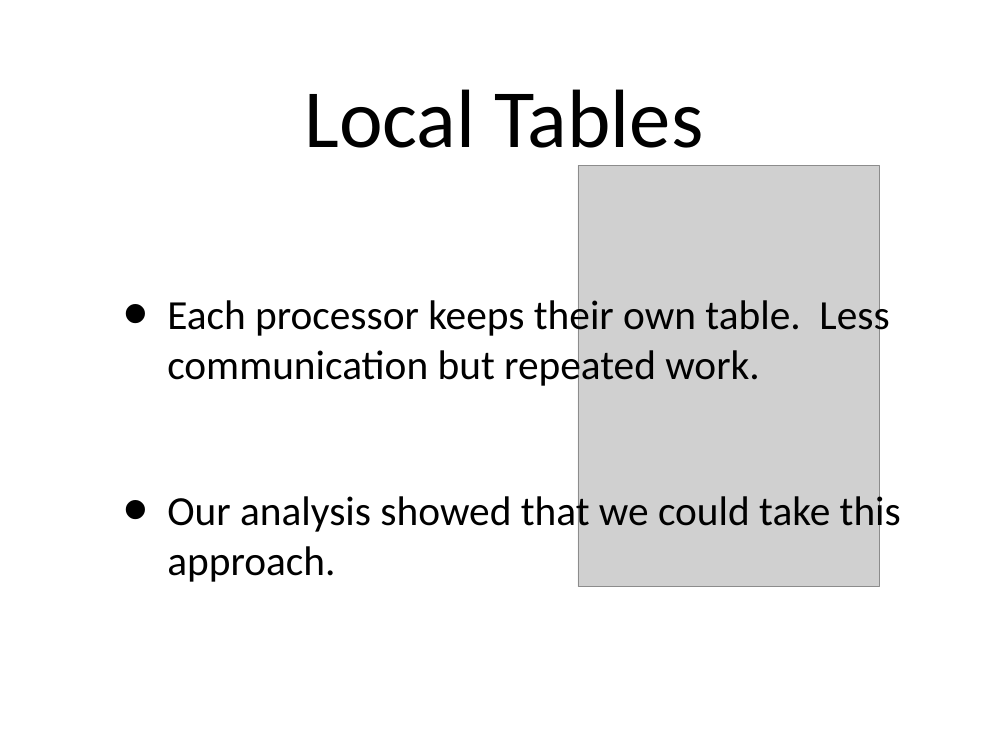
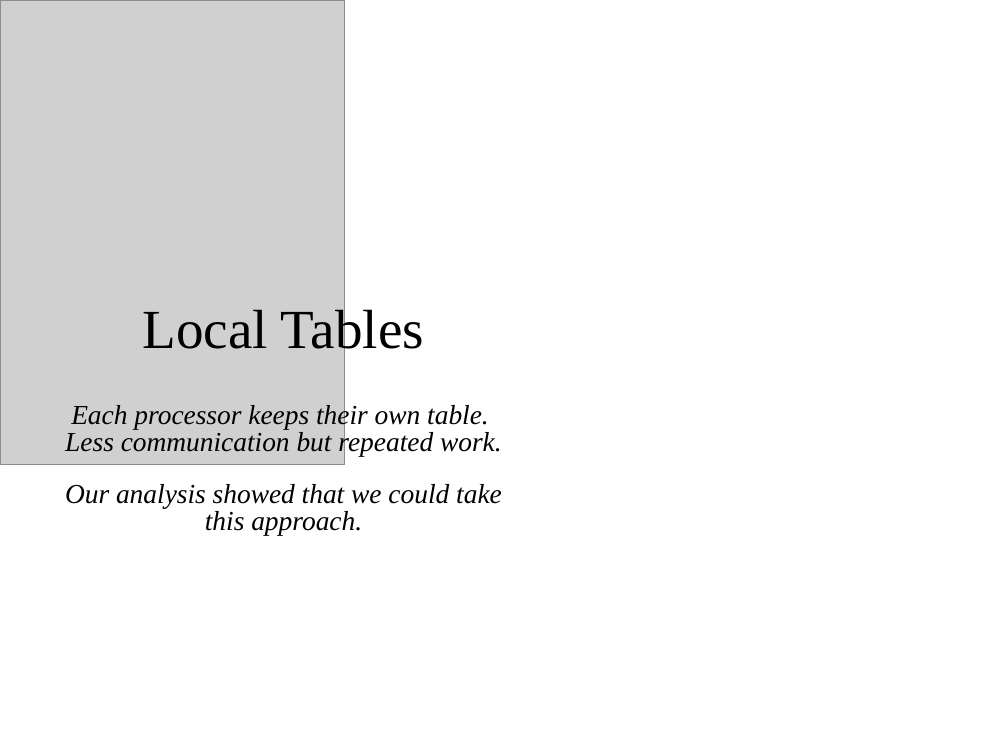
Before and after one commit to amod0017/rit-othello, a slide deck: slide 16 of Othello/other/Othello-Presentation-2.ppt. Drawn at 1008x756 pixels with LibreOffice and Linux fonts; fonts in the diff are those of the drawing; grey boxes stand for pictures; background and template pictures are left out. Boxes give left, top, right and bottom in pixels: in the first picture for what was removed or moved away, otherwise in the second. Text is boxed around its words. In the diff, an @@ line names an element or a change of style, - is before the commit and + after.

Commit message:
- Merged Presentations - Added Styling (I still have the original if it looks weird on a PPT)

```diff
--- a/Othello/other/Othello-Presentation-2.ppt
+++ b/Othello/other/Othello-Presentation-2.ppt
@@ picture: place and size @@
-picture at box(578, 165, 879, 586)
+picture at box(0, 0, 345, 465)
@@ title "Local Tables": place and size @@
-title "Local Tables" at box(304, 89, 703, 167)
+title "Local Tables" at box(143, 305, 424, 358)
@@ title "Local Tables" at box(143, 305, 424, 358): size 84 to 56 pt, font Calibri to Times New Roman; vertical alignment middle to bottom @@
@@ text "Each processor keeps their own ...": place and size @@
-text "Each processor keeps their own ..." at box(167, 295, 901, 582)
+text "Each processor keeps their own ..." at box(65, 403, 502, 535)
@@ text "Each processor keeps their own ..." at box(65, 403, 502, 535): size 42 to 27.9 pt, font Calibri to Times New Roman, italic on; alignment left to centre; bullet • to none; line spacing 1 to 0.8; less space between paragraphs; vertical alignment middle to top @@
```
Also in this commit, not shown: 30 other slides changed, 8 slides added, 5 slides removed.
